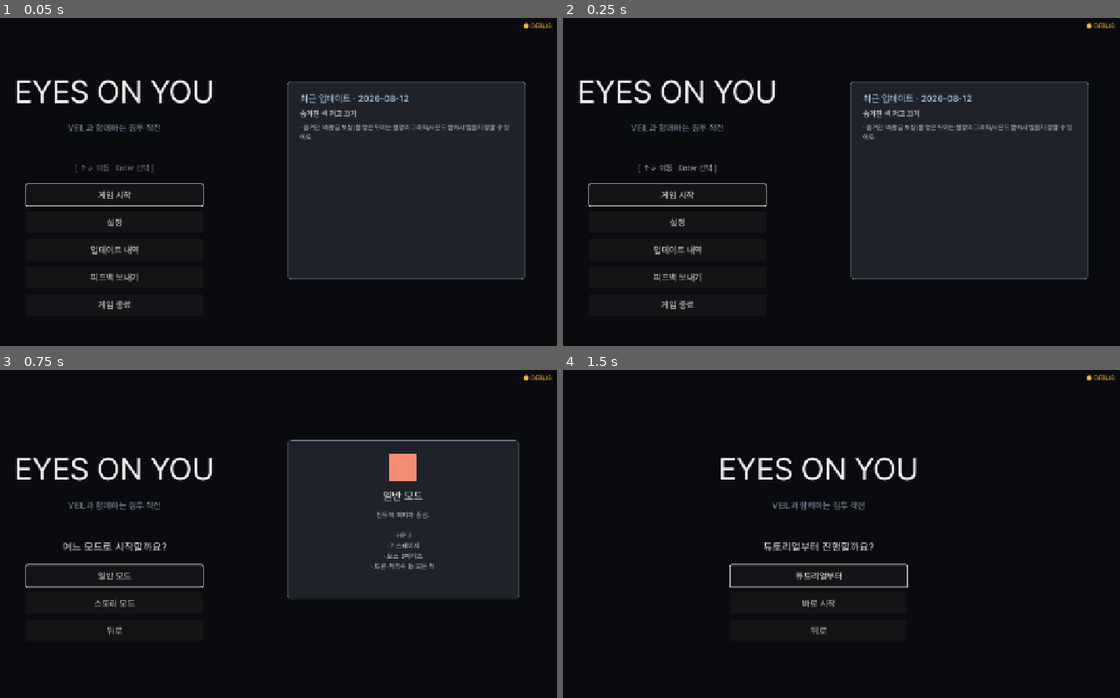
Above: before the commit, frames 1-4 (two rows, left to right).
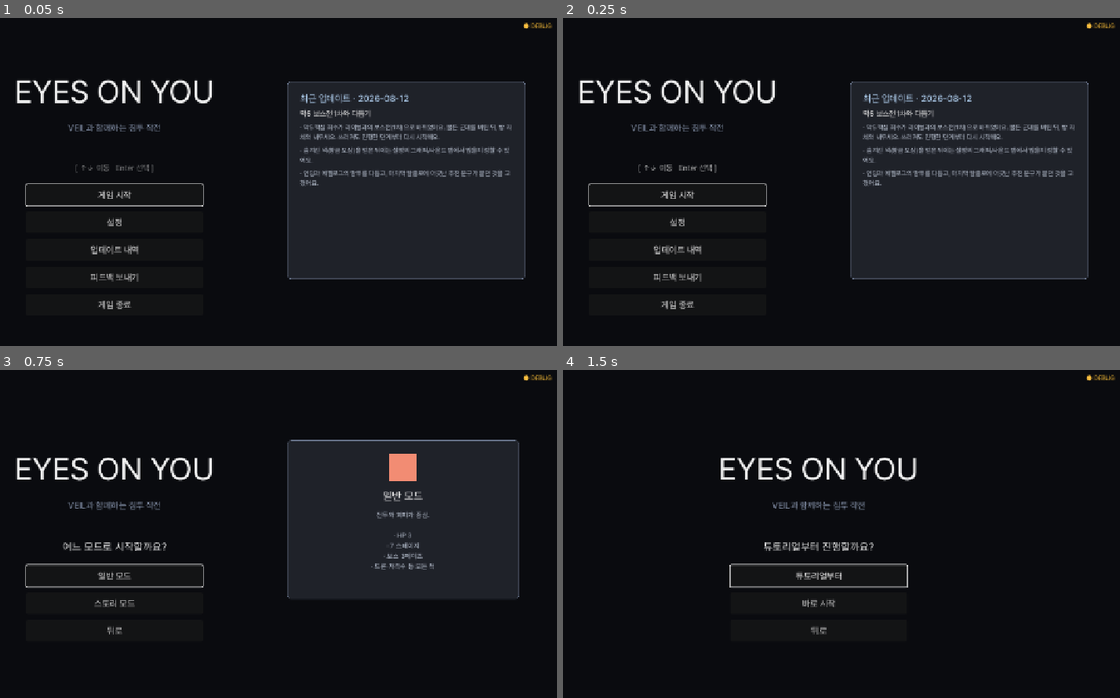
Above: after the commit, the same moments.

Repository: soomin007/EyesOnYou-Full
Game: Godot game, scene res://scenes/main.tscn
Same seed, same stepped clock (60 frames per second), same inputs: the game is played once before the commit and once after it. Sound files missing from this copy of the repository are replaced by a short silence.
Inputs:
- Up to frame 1 (0.05 s): no input
- Up to frame 2 (0.25 s): no input
- Up to frame 3 (0.75 s): click "게임 시작" at 0.5 s
- Up to frame 4 (1.5 s): click "일반 모드" at 1.25 s

The runs differ from the first frame. In frame 1, 1.7% of the frame differs, in the area x 53-92%, y 27-52%; in frame 2, 1.7%; in frame 3, nothing differs; in frame 4, nothing differs.

Commit message:
feat(rival): 14-1 라이벌 보스전 P1(지휘)~P2(빙의) 구현
- route_core_recovery: 통과 통로 → 보스 아레나(1920 FIXED, ENEMY_CLEAR)
- P1 = 선언적 웨이브 2파 전원 엘리트(elite_chance 1.0 세트피스, cap 무시)
  + 재밍 노드 좌우 그늘(waves_hunt)
- P2 = 소등 + 벽 포탑 2기(BulletTrap 런타임) + 위장 함정(_spawn_disguised_spike
  헬퍼 분리) + 제어 노드 2기(재머 재사용, 측면 발판) — 전파괴 시 방 해방
- 페이즈 전환 훅: 전멸=클리어를 가로채 P2 개시/종료 연출(_rival_hold) 후
  기존 회수 흐름 유지. 가짜 클리어+P3(③)가 끼어들 자리 확보
- 페이즈 체크포인트(GameState.rival_phase_reached) — 사망 시 P2부터 재시작
- 대사 5줄 플레이스홀더(라이벌 말투 A·VEIL 보고체)
- 창모드 하니스: P1 엘리트/재머 · P2 소환물/노드 · 클리어 · 체크포인트 PASS

Co-Authored-By: Claude Fable 5 <noreply@anthropic.com>

Diff:
--- a/scripts/GameInfo.gd
+++ b/scripts/GameInfo.gd
@@ -12,9 +12,11 @@
 const PATCH_NOTES: Array = [
 	{
 		"date": "2026-08-12",
-		"title": "숨겨진 색 켜고 끄기",
+		"title": "막5 보스전 1차와 다듬기",
 		"items": [
+			"막5 핵심 회수가 라이벌과의 보스전(1차)으로 바뀌었어요. 물든 군대를 버틴 뒤, 방 자체와 싸우세요. 쓰러져도 진행한 단계부터 다시 시작해요.",
 			"숨겨진 색(황금 보상)을 얻은 뒤에는 설정의 그래픽/사운드 탭에서 입을지 정할 수 있어요.",
+			"엔딩과 에필로그의 말투를 다듬고, 마지막 탈출로에 어긋난 추천 문구가 붙던 것을 고쳤어요.",
 		],
 	},
 	{
--- a/scripts/GameState.gd
+++ b/scripts/GameState.gd
@@ -93,6 +93,10 @@
 const DISPOSAL_CONCEAL: String = "conceal"   # 은닉 — 빼돌려 요원이 보관한다(의뢰 배신).
 const DISPOSAL_LEAVE: String = "leave"       # 잔류 — 건드리지 않고 그 자리에 둔다(시설에 남김).
 var disposal_choice: String = ""
+# 14-1 라이벌 보스 페이즈 체크포인트(§7.2 확정: 사망 시 현 페이즈부터 재시작, 전체 재시작 없음).
+# 0=미도달/P1, 1=P2(빙의) 도달. 런 내 세션 한정(run.cfg 미저장) — 이어하기 재진입은 P1부터.
+# 해제: 보스 클리어(_finish_rival_p2) + reset()/start_main_game()(지속 플래그 경계 원칙).
+var rival_phase_reached: int = 0
 
 var skills: Dictionary = {}
 var current_route_id: String = ""
@@ -321,6 +325,7 @@
 	shield_immune_line_shown = false
 	trap_warn_count = 0
 	disposal_choice = ""
+	rival_phase_reached = 0
 	# 디버그 연습장 플래그 누수 차단 — 연습장을 종료 버튼 아닌 경로(ESC→타이틀 등)로 빠져나오면
 	# playground_active가 true로 남아, 다음 일반 모드 클리어가 _trigger_stage_clear에서 연습장 분기로
 	# 빠져 패널만 뜨고 다음 맵으로 안 넘어가던 치명 버그. reset()은 타이틀 복귀/새 런마다 호출되므로 여기서 해제.
@@ -366,6 +371,7 @@
 	shield_immune_line_shown = false
 	trap_warn_count = 0
 	disposal_choice = ""
+	rival_phase_reached = 0
 	playground_active = false  # 연습장 플래그 누수 차단(디버그→일반 모드) — reset()과 동일 방어.
 	_reset_perf_metrics()
 
--- a/scripts/MapData.gd
+++ b/scripts/MapData.gd
@@ -1148,36 +1148,64 @@
 		"spikes": [],
 	}
 
-# ─── 24. 핵심 회수 (HORIZONTAL, 막5 s13) — 드라이브 회수 직전 마지막 접근 ──
-# 5막 엔드게임 진입. 통과(POSITION)하면 Stage가 회수 문서 + 처리 선택(DisposalChoiceOverlay)을 띄운다
-# (route_core_recovery id로 트리거, 막3 lab서 이주). 라이트 전투. 다음(A4)에 라이벌 최종 보스가 여기 얹힘.
+# ─── 24. 핵심 회수 (ARENA, 막5 s13) — 14-1 라이벌 보스전 ──
+# 5막 엔드게임 진입. 클리어(ENEMY_CLEAR, 페이즈 완주)하면 Stage가 회수 문서 + 처리 선택을 띄운다
+# (route_core_recovery id로 트리거, 막3 lab서 이주 — 이후 14-2 터널로 이주 예정).
 # 시그니처 배경 = Stage._ambience_core_recovery(심장부 수렴 — 격벽 아치·데이터 펄스·코어 글로우).
+# 2026-08-12 재구성: 통과 통로 → 14-1 라이벌 보스 아레나(§7.2 P1 지휘 → P2 빙의).
+# P1 = 웨이브 전원 엘리트("라이벌의 군대", elite_chance 1.0 세트피스) + 재밍 노드가 그늘을 만든다.
+# P2(코드, Stage._start_rival_p2) = 소등 + 벽 포탑 + 위장 함정 + 제어 노드 2기(측면 발판 위).
+# 도달 보장(known_issues): 지상 820→측면 640(더블점프 245>180)→중앙 520(풀점프 130>120).
 static func _core_recovery() -> Dictionary:
 	return {
-		"world_type":   "HORIZONTAL",
-		"world_size":   Vector2(3200.0, 720.0),
-		"player_start": Vector2(140.0, 540.0),
-		"goal_type":    "POSITION",
-		"goal_pos":     Vector2(3080.0, 540.0),
-		"camera_mode":  "HORIZONTAL",
-		"platforms": [
-			{"pos": Vector2(600, 470),  "w": 220.0},
-			{"pos": Vector2(1100, 470), "w": 200.0},
-			{"pos": Vector2(1600, 470), "w": 220.0},
-			{"pos": Vector2(2100, 470), "w": 200.0},
-			{"pos": Vector2(2600, 470), "w": 220.0},
-			{"pos": Vector2(1350, 560), "w": 120.0},
-		],
-		"enemies": {
-			"patrol": [Vector2(900, 600.0), Vector2(2200, 600.0)],
-			"sniper": [Vector2(1600, 438.0)],
-			"drone":  [Vector2(2100, 180.0)],
-			"bomber": [], "shield": [],
-		},
-		"rewards": {
-			"xp_orbs":    [Vector2(1600, 440.0), Vector2(2600, 440.0)],
-			"hp_pickups": [Vector2(2100, 440.0)],
-		},
+		"world_type":   "ARENA",
+		"world_size":   Vector2(1920.0, 900.0),
+		"player_start": Vector2(960.0, 750.0),
+		"goal_type":    "ENEMY_CLEAR",
+		"goal_pos":     Vector2.ZERO,
+		"camera_mode":  "FIXED",
+		"ground_y":     820.0,
+		"rival_boss":   true,
+		"waves_hunt":   true,
+		"elite_chance": 1.0,
+		"arena_clear_xp": 4,
+		"platforms": [
+			{"pos": Vector2(430, 640),  "w": 170.0},
+			{"pos": Vector2(1490, 640), "w": 170.0},
+			{"pos": Vector2(960, 520),  "w": 200.0},
+		],
+		"waves": [
+			{
+				"trigger": "immediate",
+				"banner":  "WAVE 1",
+				"enemies": {
+					"patrol": [Vector2(180, 790.0), Vector2(1740, 790.0)],
+					# 재밍 노드 — 우측 절반이 그늘(마커 소등). §7.2 "재밍 그늘에서 밀려온다".
+					"jammer": [Vector2(1560, 790.0)],
+				},
+			},
+			{
+				"trigger": "prev_clear",
+				"banner":  "WAVE 2",
+				"enemies": {
+					"shield": [Vector2(180, 790.0)],
+					"bomber": [Vector2(1700, 790.0), Vector2(1770, 790.0)],
+					"sniper": [Vector2(960, 490.0)],
+					"jammer": [Vector2(360, 790.0)],
+				},
+			},
+		],
+		# 폴백 enemies (waves 미인식 환경 대비 합집합)
+		"enemies": {
+			"patrol": [Vector2(180, 790.0), Vector2(1740, 790.0)],
+			"shield": [Vector2(180, 790.0)],
+			"bomber": [Vector2(1700, 790.0), Vector2(1770, 790.0)],
+			"sniper": [Vector2(960, 490.0)],
+			"drone":  [],
+			"jammer": [Vector2(1560, 790.0), Vector2(360, 790.0)],
+		},
+		# 중앙 상단 회복 1 — P1 소모 보전(P2 진입 전 들를 이유).
+		"rewards": {"xp_orbs": [], "hp_pickups": [Vector2(960, 490.0)]},
 		"spikes": [],
 	}
 
--- a/scripts/RouteData.gd
+++ b/scripts/RouteData.gd
@@ -504,13 +504,13 @@
 		"reward": 3,
 		"hidden": false,
 		"unique": false,
-		# 막5 회수 스테이지(s14=내부13) — 전투 통과 후 회수 문서 + 처리 선택(B2, 막3서 이주). Stage가
-		# route id로 트리거. 다음(A4)에 라이벌 최종 보스가 여기 얹힘(SENTINEL이 lab에 얹힌 것과 동형).
+		# 막5 회수 스테이지(s14=내부13) — 14-1 라이벌 보스전(P1 지휘→P2 빙의, MapData rival_boss).
+		# 클리어 후 회수 문서 + 처리 선택(B2, 막3서 이주 — 이후 14-2 터널로 이주 예정).
 		# 배타 배치(다른 route가 겹치면 엔드게임 우회 가능).
 		"min_stage": 13, "max_stage": 13,
-		"tags": ["전투", "드론", "밝은_환경"],
-		"veil_comment": "드라이브가 여기 있어요. 회수하고, 어떻게 할지 정해요.",
-		"entry_comment": "심장부예요. 회수 대상이 바로 앞이에요.",
+		"tags": ["전투"],
+		"veil_comment": "심장부입니다. 안의 신호가 전부 이상합니다.",
+		"entry_comment": "회수 대상 전방. ...누가 먼저 와 있습니다.",
 		"stage_color": Color(0.20, 0.16, 0.20),
 	},
 ]
--- a/scripts/Stage.gd
+++ b/scripts/Stage.gd
@@ -2320,29 +2320,32 @@
 		return   # 스토리 모드는 단순화 — 거짓 렌더 제외(deceits와 동형)
 	for entry in arr:
 		var d: Dictionary = entry
-		var sx: float = float(d.get("x", 0.0))
-		var sy: float = float(d.get("y", GROUND_Y - 6.0))
-		var sw: float = float(d.get("w", 120.0))
-		var sd: int = int(d.get("dmg", 2))   # 하드 페널티 기본 dmg2(§4.1), 튜닝 대상
-		# 진짜 가시를 만들고, _build_spike가 self에 붙인 자식(시각 + Area2D zone)을 캡처.
-		var before: int = get_child_count()
-		_build_spike(sx, sw, sy, sd)
-		var visuals: Array = []
-		var zone: Area2D = null
-		for i in range(before, get_child_count()):
-			var n: Node = get_child(i)
-			if n is Area2D:
-				zone = n
-			else:
-				visuals.append(n)
-		# 위장 컨트롤러 — 시각 숨김 + tell + 리빌.
-		var ds := DisguisedSpike.new()
-		add_child(ds)
-		ds.position = Vector2(sx, sy)   # Stage는 원점이라 position=global
-		ds.setup(visuals, sw)
-		# 밟는 순간 정체 노출 — zone에 컨트롤러 참조.
-		if zone != null:
-			zone.set_meta("disguised_ref", ds)
+		_spawn_disguised_spike(float(d.get("x", 0.0)), float(d.get("y", GROUND_Y - 6.0)),
+			float(d.get("w", 120.0)), int(d.get("dmg", 2)))   # 하드 페널티 기본 dmg2(§4.1)
+
+# 위장 함정 1개 스폰 — 맵 빌드(deceit_spikes)와 런타임 소환(14-1 P2 빙의) 공용.
+# 반환 [zone(Area2D), ds(DisguisedSpike)] — 런타임 소환자는 이걸로 종료 시 해제한다.
+func _spawn_disguised_spike(sx: float, sy: float, sw: float, sd: int) -> Array:
+	# 진짜 가시를 만들고, _build_spike가 self에 붙인 자식(시각 + Area2D zone)을 캡처.
+	var before: int = get_child_count()
+	_build_spike(sx, sw, sy, sd)
+	var visuals: Array = []
+	var zone: Area2D = null
+	for i in range(before, get_child_count()):
+		var n: Node = get_child(i)
+		if n is Area2D:
+			zone = n
+		else:
+			visuals.append(n)
+	# 위장 컨트롤러 — 시각 숨김 + tell + 리빌.
+	var ds := DisguisedSpike.new()
+	add_child(ds)
+	ds.position = Vector2(sx, sy)   # Stage는 원점이라 position=global
+	ds.setup(visuals, sw)
+	# 밟는 순간 정체 노출 — zone에 컨트롤러 참조.
+	if zone != null:
+		zone.set_meta("disguised_ref", ds)
+	return [zone, ds]
 
 # 토글 가능한 가시 — 시각 + 콜리전을 그룹으로 묶어 한 번에 on/off.
 # datacenter 측면 레버에서 메인 통로 가시를 끄는 데 사용.
@@ -4299,7 +4302,11 @@
 	if kind != 5 and disguise_kind < 0 and not feign \
 			and not (kind == 1 and bool(_map_data.get("nest_snipers", false))) \
 			and not GameState.story_mode:
-		if GameState.playground_active:
+		if float(_map_data.get("elite_chance", -1.0)) >= 1.0:
+			# 세트피스 확정(14-1 P1 "라이벌의 군대") — 확률 램프의 클러스터 안전핀(cap)과
+			# 연습장 노이즈 제외를 둘 다 무시한다. 전원 엘리트가 이 맵의 설계.
+			elite = true
+		elif GameState.playground_active:
 			elite = GameState.debug_force_elite
 		else:
 			var cap: int = ELITE_CAP_ACT5 if GameState.act_for_stage(GameState.current_stage) >= 4 else ELITE_CAP_ACT4
@@ -4332,12 +4339,24 @@
 	# ARENA enemy_clear 모드 — 모든 웨이브 spawn + 적 0이면 클리어
 	if _goal_type == "ENEMY_CLEAR":
 		_enemies_remaining -= 1
+		# 14-1 라이벌 보스(§7.2) — "전멸 = 클리어"를 페이즈 전환으로 가로챈다:
+		# P1 전멸 → P2(빙의) 개시 / P2 노드 전파괴 → 종료 연출 후 진짜 클리어.
+		if _rival_boss_active() and _can_arena_clear():
+			if _rival_phase == 0:
+				call_deferred("_start_rival_p2")
+				return
+			elif _rival_phase == 1:
+				call_deferred("_finish_rival_p2")
+				return
 		if _can_arena_clear():
 			call_deferred("_on_arena_cleared")
 
 # 웨이브가 있을 때는 모든 웨이브가 spawn된 뒤에야 클리어 가능.
 # 일반 ARENA에서는 _enemies_remaining만 보면 됨.
 func _can_arena_clear() -> bool:
+	# 14-1 보스 — P2 종료 연출(조명 복구 + 라이벌 퇴장 대사) 동안 클리어 보류.
+	if _rival_hold:
+		return false
 	if _enemies_remaining > 0:
 		return false
 	# 예고(텔레그래프) 중인 증원이 있으면 대기 — _wave_spawned는 예고 시작 시점에 켜지므로
@@ -4350,6 +4369,113 @@
 		if not bool(spawned):
 			return false
 	return true
+
+# ─── 14-1 라이벌 보스전 (rival_veil_concept §7.2) — P1 지휘(웨이브) → P2 빙의(시설) ───
+# MapData "rival_boss": true(route_core_recovery)에서만. P1 = 선언적 웨이브(전원 엘리트 세트피스 +
+# 재밍 노드). 전멸 시점에 클리어 대신 P2: 방 자체가 적 — 소등 + 벽 포탑 + 위장 함정 + 제어 노드
+# 2기(재머 재사용, 측면 발판 위). 노드 전파괴 → 조명 복구 + 퇴장 대사 → 진짜 클리어(기존 회수
+# 흐름 유지). 가짜 클리어 + P3(거짓 VEIL 분신전)은 다음 단계(③)에서 이 뒤에 끼어든다.
+# 대사 = 라이벌 말투 A(결이 어긋난 정중함)·VEIL 보고체, 전부 플레이스홀더(dialogue_review).
+var _rival_phase: int = 0            # 0=P1(웨이브) 1=P2(빙의) 2=완료
+var _rival_hold: bool = false        # P2 종료 연출 동안 클리어 보류
+var _rival_p2_props: Array = []      # P2 소환물(포탑·위장 함정 zone/컨트롤러) — 종료 시 정리
+var _rival_cast: CanvasModulate = null   # P2 소등 캐스트
+
+func _rival_boss_active() -> bool:
+	return bool(_map_data.get("rival_boss", false))
+
+func _init_rival_boss() -> void:
+	# 페이즈 체크포인트(§7.2 확정: 하드코어 지양) — P2 도달 후 사망 재시도는 P1을 건너뛰고 곧장 P2.
+	if GameState.rival_phase_reached >= 1:
+		for e in get_tree().get_nodes_in_group("enemy"):
+			(e as Node).queue_free()
+		_enemies_remaining = 0
+		for i in _wave_spawned.size():
+			_wave_spawned[i] = true
+		call_deferred("_start_rival_p2")
+		return
+	# 입장 비트 — 라이벌 개입 + VEIL 경계 콜아웃. (타이머는 메서드 bind — 람다 freed self 금지.)
+	get_tree().create_timer(1.0, false).timeout.connect(_rival_intro_line)
+	get_tree().create_timer(4.6, false).timeout.connect(_rival_intro_veil_line)
+
+func _rival_intro_line() -> void:
+	if not is_inside_tree() or goal_reached:
+		return
+	_show_rival_subtitle("어서 오세요, 요원. 여기서부터는 제 구역입니다.", 3.2)
+
+func _rival_intro_veil_line() -> void:
+	if not is_inside_tree() or goal_reached:
+		return
+	_show_veil_subtitle("신호 다수. 전부 물들어 있습니다. 조심하십시오.", 3.0)
+
+func _start_rival_p2() -> void:
+	if _rival_phase != 0 or goal_reached or not is_inside_tree():
+		return
+	_rival_phase = 1
+	GameState.rival_phase_reached = 1
+	SfxPlayer.play("boss_phase_change")
+	_show_rival_subtitle("병사들이 아깝네요. 그럼, 방하고 싸워 보시죠.", 3.4)
+	get_tree().create_timer(3.8, false).timeout.connect(_rival_p2_objective_line)
+	# 소등 — 완만한 감광(고대비 점멸 금지, known_issues 광과민성 기준).
+	_rival_cast = CanvasModulate.new()
+	_rival_cast.color = Color(1, 1, 1)
+	add_child(_rival_cast)
+	var tw := _rival_cast.create_tween()
+	tw.tween_property(_rival_cast, "color", Color(0.50, 0.43, 0.60), 1.4)
+	# 벽 포탑 2기 — holdout 문법(텔레그래프 있는 주기 사격, 엇갈린 위상).
+	var turret_cfgs: Array = [
+		{"x": 110.0, "y": 782.0, "dir": "right", "phase": 0.0},
+		{"x": 1810.0, "y": 782.0, "dir": "left", "phase": 1.3},
+	]
+	for entry in turret_cfgs:
+		var d: Dictionary = entry
+		var trap := BulletTrap.new()
+		trap.position = Vector2(float(d.get("x", 0.0)), float(d.get("y", 0.0)))
+		trap.damage = 1
+		trap.burst = 3
+		add_child(trap)
+		trap.setup(_dir_from_str(str(d.get("dir", "left"))), 2.6, float(d.get("phase", 0.0)), 0.7, "periodic", "")
+		_rival_p2_props.append(trap)
+	_traps_present = true
+	# 위장 함정 1개 — 우측 노드 접근로의 거짓 바닥(§4 문법 재사용, 맵당 1개 준수).
+	if not GameState.story_mode:
+		var parts: Array = _spawn_disguised_spike(1220.0, 814.0, 110.0, 2)
+		for p in parts:
+			if p != null:
+				_rival_p2_props.append(p)
+	# 제어 노드 2기 — 측면 발판 위 재머(§5 "라이벌의 손"). 전부 부수면 방 해방.
+	_spawn_enemy(5, Vector2(430.0, 610.0))
+	_spawn_enemy(5, Vector2(1490.0, 610.0))
+	_enemies_remaining += 2
+
+func _rival_p2_objective_line() -> void:
+	if not is_inside_tree() or goal_reached or _rival_phase != 1:
+		return
+	_show_veil_subtitle("구조물 제어권 상실. 측면 발판의 방출 장치가 앵커입니다. 부수십시오.", 3.4)
+
+func _finish_rival_p2() -> void:
+	if _rival_phase != 1 or goal_reached or not is_inside_tree():
+		return
+	_rival_phase = 2
+	_rival_hold = true
+	GameState.rival_phase_reached = 0   # 정복 — 체크포인트 경계 해제(지속 플래그 원칙)
+	# 조명 복구 + 소환물 정리(포탑 정지·위장 함정 무장 해제).
+	if _rival_cast != null and is_instance_valid(_rival_cast):
+		var tw := _rival_cast.create_tween()
+		tw.tween_property(_rival_cast, "color", Color(1, 1, 1), 1.0)
+	for p in _rival_p2_props:
+		if p is Node and is_instance_valid(p):
+			(p as Node).queue_free()
+	_rival_p2_props.clear()
+	_show_rival_subtitle("...방을 내드리죠. 다음 방은 더 깊습니다.", 3.0)
+	get_tree().create_timer(2.4, false).timeout.connect(_rival_boss_release)
+
+func _rival_boss_release() -> void:
+	if not is_inside_tree():
+		return
+	_rival_hold = false
+	if _can_arena_clear():
+		call_deferred("_on_arena_cleared")
 
 # 황금 희귀 개체 처치 보상 — 황금 보너스 오브 + 떠오르는 라벨 + 누적 카운터(영속).
 func _reward_shiny_kill(pos: Vector2) -> void:
@@ -4751,6 +4877,8 @@
 			_build_goal_position()
 		"ENEMY_CLEAR":
 			_setup_arena_clear_tracking()
+			if _rival_boss_active():
+				_init_rival_boss()
 		"SEQUENCE":
 			pass  # ??? 등 — 자체 종료 로직
 		_:
